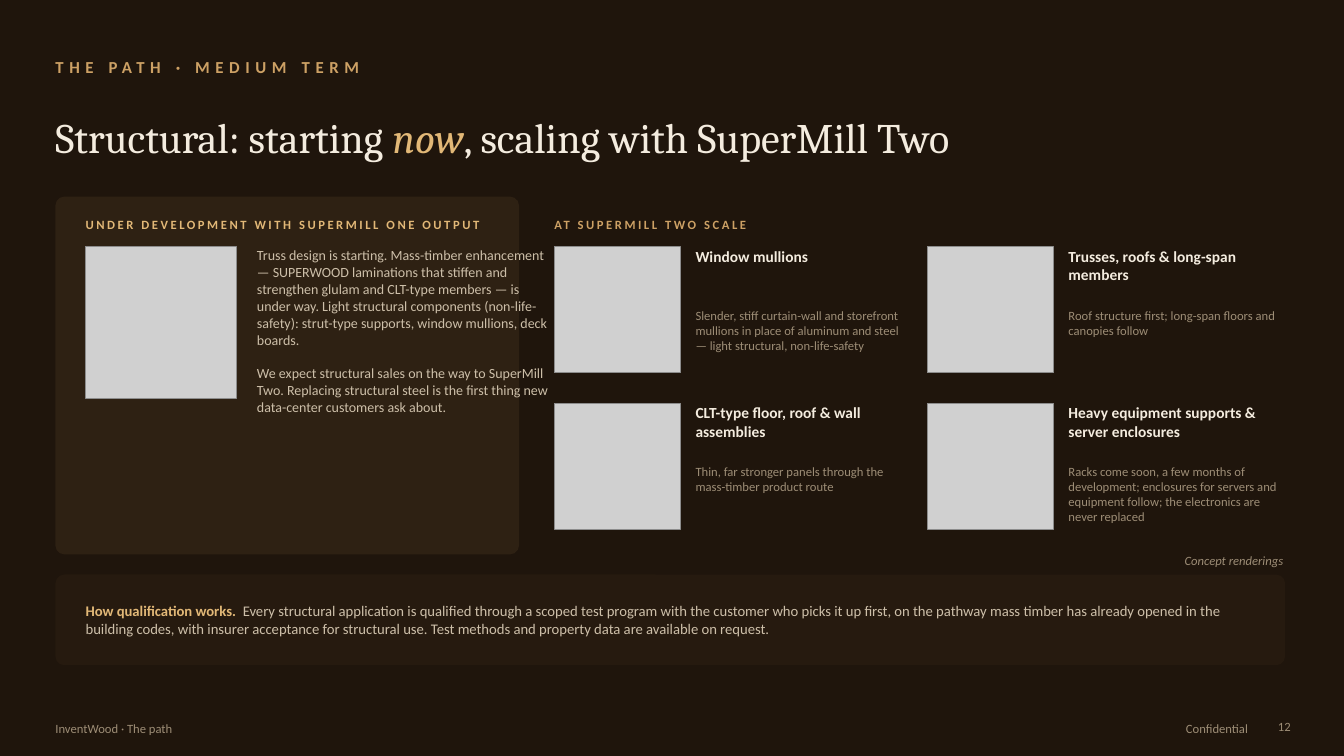
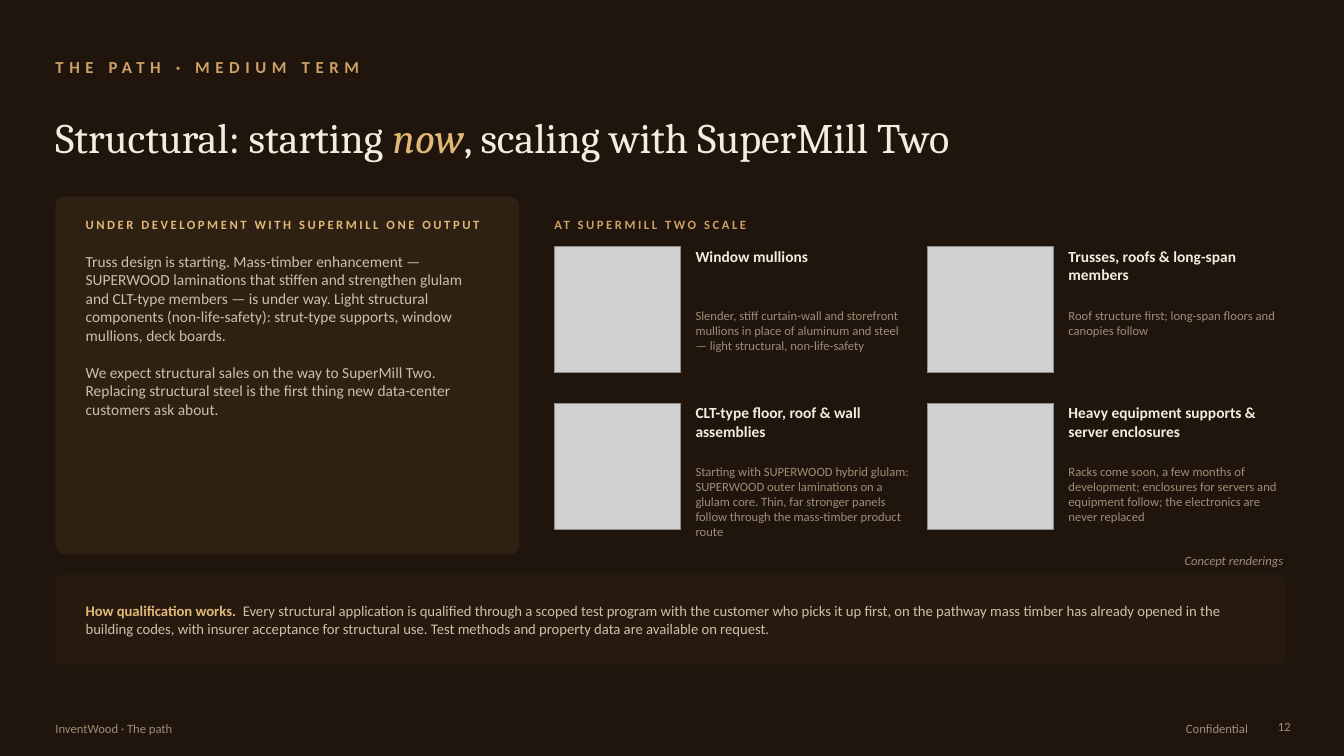
Before and after one commit to alau-hi/decks, a slide deck: slide 12 of superwood-datacenter-investor/SUPERWOOD-for-Data-Centers-Companion.pptx. Drawn at 1344x756 pixels with LibreOffice and Linux fonts; fonts in the diff are those of the drawing; grey boxes stand for pictures. Boxes give left, top, right and bottom in pixels: in the first picture for what was removed or moved away, otherwise in the second. Text is boxed around its words. In the diff, an @@ line names an element or a change of style, - is before the commit and + after.

```diff
--- a/superwood-datacenter-investor/SUPERWOOD-for-Data-Centers-Companion.pptx
+++ b/superwood-datacenter-investor/SUPERWOOD-for-Data-Centers-Companion.pptx
@@ text "Truss design is starting. Mass-timber ...": place and size @@
-text "Truss design is starting. Mass-timber ..." at (257,250,548,412)
+text "Truss design is starting. Mass-timber ..." at (86,256,462,415)
@@ text "Truss design is starting. Mass-timber ..." at (86,256,462,415): size 10 to 11 pt @@
@@ picture removed at (86,247,237,398) @@
@@ text at (696,467,909,536): text changed @@
-Thin, far stronger panels through the mass-timber product route
+Starting with SUPERWOOD hybrid glulam: SUPERWOOD outer laminations on a glulam core. Thin, far stronger panels follow through the mass-timber product route
```
Also in this commit, not shown: 5 other files.
